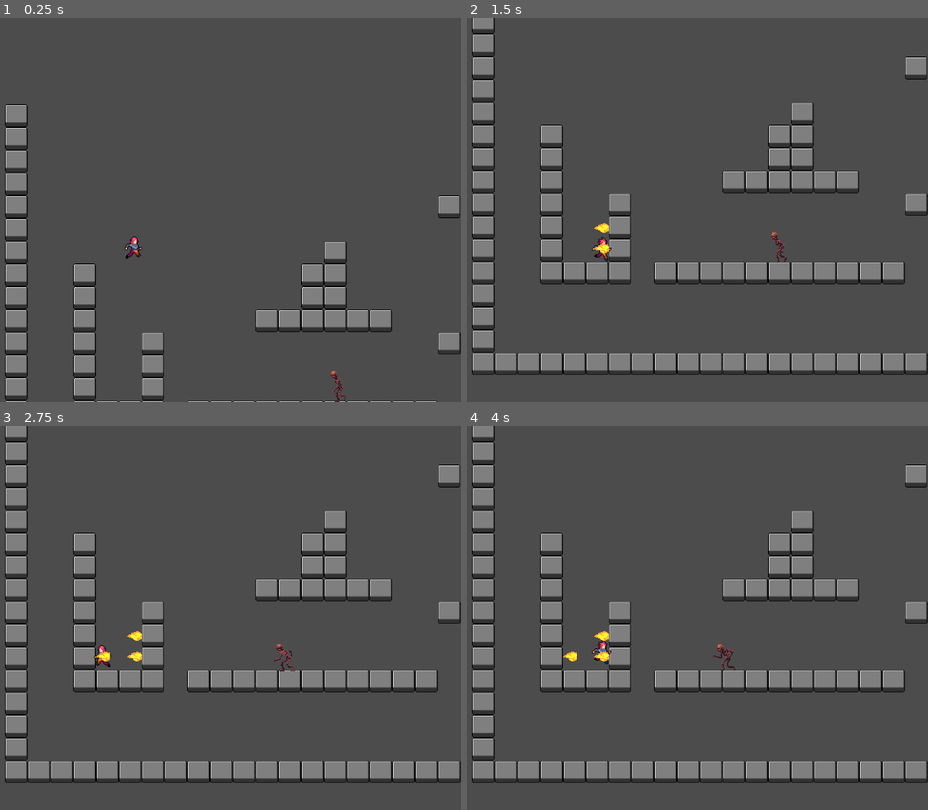
Above: before the commit, frames 1-4 (two rows, left to right).
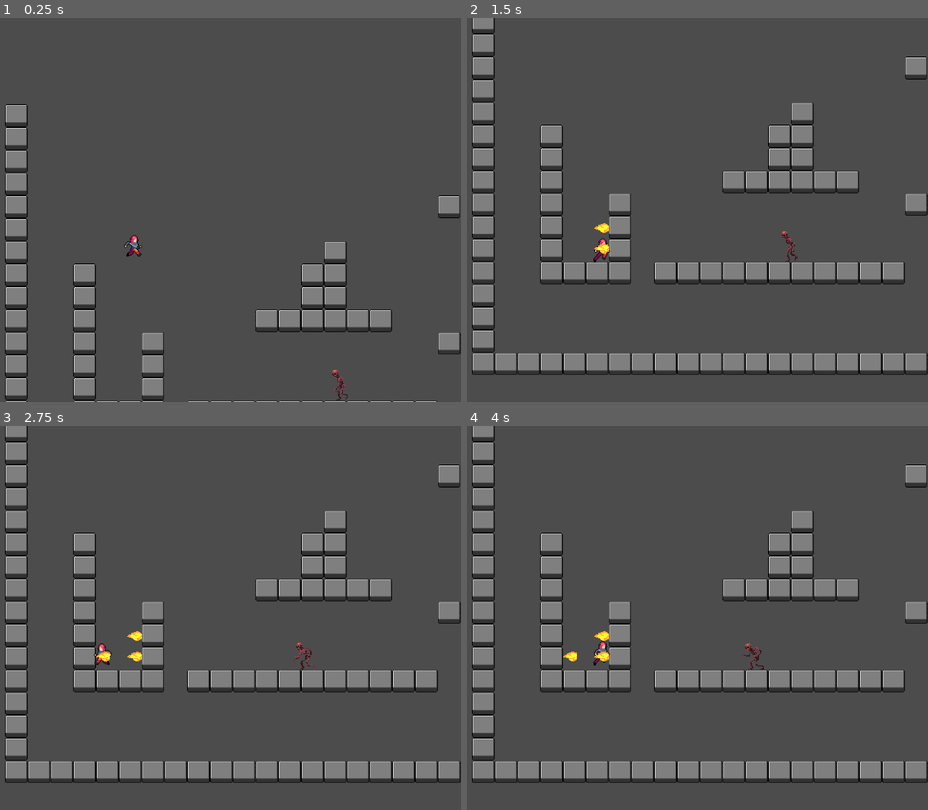
Above: after the commit, the same moments.

Repository: KateNol/StartProjektSemester1
Game: Godot game, scene res://src/levels/Map.tscn
Two runs of this game, one before a commit and one after it. Both use one fixed random seed, a clock stepped at 60 frames per second and the inputs below.
Inputs:
- Up to frame 1 (0.25 s): no input
- Up to frame 2 (1.5 s): tap Enter (attack) at 0.5, 0.6 s; hold D (move_right) from 0.53 s (still down); tap W (jump) at 0.77 s; tap P (change_fps) at 1.35 s
- Up to frame 3 (2.75 s): tap W (jump) at 1.52 s; release D (move_right) at 2.03 s; hold A (move_left) from 2.03 s (still down); tap Enter (attack) at 2.1 s
- Up to frame 4 (4 s): release A (move_left) at 2.78 s; hold D (move_right) from 2.78 s (still down); tap P (change_fps) at 2.85 s; tap W (jump) at 3.02, 3.77 s; tap Enter (attack) at 3.6 s

The runs differ from the first frame. In frame 1, 0.2% of the frame differs, in the area x 26-76%, y 56-100%; in frame 2, 0.2%; in frame 3, 0.2%, in the area x 20-69%, y 56-64%; in frame 4, 0.2%.

Commit message:
clean-up folder structure

Diff:
--- a/src/actors/Enemy1.tscn
+++ /dev/null
@@ -1,127 +0,0 @@
-[gd_scene load_steps=18 format=2]
-
-[ext_resource path="res://assets/actors/Enemy1/walk/skeleton-4.png" type="Texture" id=1]
-[ext_resource path="res://assets/actors/Enemy1/walk/skeleton-6.png" type="Texture" id=2]
-[ext_resource path="res://assets/actors/Enemy1/walk/skeleton-1.png" type="Texture" id=3]
-[ext_resource path="res://assets/actors/Enemy1/walk/skeleton-3.png" type="Texture" id=4]
-[ext_resource path="res://assets/actors/Enemy1/walk/skeleton-2.png" type="Texture" id=5]
-[ext_resource path="res://assets/actors/Enemy1/walk/skeleton-5.png" type="Texture" id=6]
-[ext_resource path="res://assets/actors/Enemy1/walk/skeleton-7.png" type="Texture" id=7]
-[ext_resource path="res://assets/actors/Enemy1/walk/skeleton-8.png" type="Texture" id=8]
-[ext_resource path="res://assets/actors/Enemy1/dead/enemy-death-2.png" type="Texture" id=9]
-[ext_resource path="res://assets/actors/Enemy1/dead/enemy-death-3.png" type="Texture" id=10]
-[ext_resource path="res://assets/actors/Enemy1/dead/enemy-death-4.png" type="Texture" id=11]
-[ext_resource path="res://assets/actors/Enemy1/dead/enemy-death-5.png" type="Texture" id=12]
-[ext_resource path="res://assets/actors/Enemy1/dead/enemy-death-1.png" type="Texture" id=13]
-
-[sub_resource type="GDScript" id=1]
-script/source = "extends KinematicBody2D
-
-const GRAVITY = 400
-const SPEED = -30
-const JUMP_POWER = 150
-const UP_VECTOR = Vector2(0, -1)
-
-onready var sprite = $AnimatedSprite
-
-var movement = Vector2(SPEED, 0)
-var is_alive = true
-
-func _ready():
-	sprite.play(\"walk\")
-	pass
-
-func _physics_process(delta):
-	if is_alive == false:
-		return
-
-	movement.y += GRAVITY * delta
-
-	if is_on_floor():
-		movement.y = 0
-
-	move_and_slide_with_snap(movement, Vector2(0, 1), UP_VECTOR)
-
-	if is_on_wall():
-		#sprite.play(\"dead\")
-		movement.x *= -1
-		sprite.flip_h = !sprite.flip_h
-
-
-
-func on_stomp():
-	$CollisionShape2D.disabled = true
-	$\"Stomp Hitbox/CollisionShape2D\".disabled = true
-	$Hitbox/CollisionShape2D.disabled = true
-
-	sprite.play(\"dead\")
-	is_alive  = false
-
-func _on_AnimatedSprite_animation_finished():
-	if sprite.animation == \"dead\":
-		queue_free()
-
-
-func _on_Hitbox_area_entered(area):
-	pass # Replace with function body.
-
-
-func _on_Hitbox_body_entered(body: PhysicsBody2D):
-	if(body != null):
-		if(body.is_in_group(\"PlayerWeapon\")):
-			on_stomp()
-
-
-"
-
-[sub_resource type="SpriteFrames" id=2]
-animations = [ {
-"frames": [ ExtResource( 13 ), ExtResource( 13 ), ExtResource( 13 ), ExtResource( 9 ), ExtResource( 10 ), ExtResource( 11 ), ExtResource( 12 ) ],
-"loop": true,
-"name": "dead",
-"speed": 5.0
-}, {
-"frames": [ ExtResource( 3 ), ExtResource( 5 ), ExtResource( 4 ), ExtResource( 1 ), ExtResource( 6 ), ExtResource( 8 ), ExtResource( 7 ), ExtResource( 2 ) ],
-"loop": true,
-"name": "walk",
-"speed": 5.0
-} ]
-
-[sub_resource type="RectangleShape2D" id=3]
-extents = Vector2( 13.047, 21.9073 )
-
-[sub_resource type="RectangleShape2D" id=4]
-extents = Vector2( 14.8246, 3.38391 )
-
-[node name="Node2D" type="Node2D"]
-
-[node name="Enemy1" type="KinematicBody2D" parent="."]
-collision_layer = 3
-collision_mask = 0
-script = SubResource( 1 )
-
-[node name="AnimatedSprite" type="AnimatedSprite" parent="Enemy1"]
-position = Vector2( 0.18729, 0 )
-frames = SubResource( 2 )
-animation = "dead"
-frame = 1
-playing = true
-
-[node name="CollisionShape2D" type="CollisionShape2D" parent="Enemy1"]
-position = Vector2( 0, 2.07383 )
-shape = SubResource( 3 )
-
-[node name="Stomp Hitbox" type="Area2D" parent="Enemy1"]
-
-[node name="CollisionShape2D" type="CollisionShape2D" parent="Enemy1/Stomp Hitbox"]
-position = Vector2( 0, -20.9891 )
-shape = SubResource( 4 )
-
-[node name="Hitbox" type="Area2D" parent="Enemy1"]
-
-[node name="CollisionShape2D" type="CollisionShape2D" parent="Enemy1/Hitbox"]
-position = Vector2( 0, 2.14765 )
-shape = SubResource( 3 )
-
-[connection signal="animation_finished" from="Enemy1/AnimatedSprite" to="Enemy1" method="_on_AnimatedSprite_animation_finished"]
-[connection signal="body_entered" from="Enemy1/Hitbox" to="Enemy1" method="_on_Hitbox_body_entered"]
--- a/src/actors/FireBall.tscn
+++ b/src/actors/Player/FireBall.tscn
@@ -1,6 +1,6 @@
 [gd_scene load_steps=4 format=2]
 
-[ext_resource path="res://src/actors/FireBall.gd" type="Script" id=1]
+[ext_resource path="res://src/actors/Player/FireBall.gd" type="Script" id=1]
 [ext_resource path="res://assets/actors/Enemy1/dead/enemy-death-1.png" type="Texture" id=2]
 
 [sub_resource type="RectangleShape2D" id=1]
--- a/src/actors/Player.gd
+++ b/src/actors/Player/Player.gd
@@ -1,5 +1,5 @@
 extends KinematicBody2D
-const FireBall = preload("res://src/actors/FireBall.tscn")
+const FireBall = preload("res://src/actors/Player/FireBall.tscn")
 
 var direction : Vector2
 var velocity : Vector2
--- a/src/actors/Player.tscn
+++ b/src/actors/Player/Player.tscn
@@ -1,7 +1,7 @@
 [gd_scene load_steps=24 format=2]
 
 [ext_resource path="res://assets/actors/godot_robot.png" type="Texture" id=1]
-[ext_resource path="res://src/actors/Player.gd" type="Script" id=2]
+[ext_resource path="res://src/actors/Player/Player.gd" type="Script" id=2]
 [ext_resource path="res://assets/actors/Player/player_run.png" type="Texture" id=3]
 [ext_resource path="res://assets/actors/Player/player_idle.png" type="Texture" id=4]
 [ext_resource path="res://assets/actors/Player/player_jump.png" type="Texture" id=5]
@@ -26,81 +26,81 @@
 atlas = ExtResource( 4 )
 region = Rect2( 144, 0, 48, 48 )
 
-[sub_resource type="AtlasTexture" id=14]
+[sub_resource type="AtlasTexture" id=5]
 flags = 4
 atlas = ExtResource( 5 )
 region = Rect2( 0, 0, 48, 48 )
 
-[sub_resource type="AtlasTexture" id=15]
+[sub_resource type="AtlasTexture" id=6]
 flags = 4
 atlas = ExtResource( 5 )
 region = Rect2( 48, 0, 48, 48 )
 
-[sub_resource type="AtlasTexture" id=16]
+[sub_resource type="AtlasTexture" id=7]
 flags = 4
 atlas = ExtResource( 5 )
 region = Rect2( 96, 0, 48, 48 )
 
-[sub_resource type="AtlasTexture" id=17]
+[sub_resource type="AtlasTexture" id=8]
 flags = 4
 atlas = ExtResource( 5 )
-region = Rect2( 144, 0, 48, 48 )
-
-[sub_resource type="AtlasTexture" id=5]
-flags = 4
-atlas = ExtResource( 3 )
-region = Rect2( 0, 0, 48, 48 )
-
-[sub_resource type="AtlasTexture" id=6]
-flags = 4
-atlas = ExtResource( 3 )
-region = Rect2( 48, 0, 48, 48 )
-
-[sub_resource type="AtlasTexture" id=7]
-flags = 4
-atlas = ExtResource( 3 )
-region = Rect2( 96, 0, 48, 48 )
-
-[sub_resource type="AtlasTexture" id=8]
-flags = 4
-atlas = ExtResource( 3 )
 region = Rect2( 144, 0, 48, 48 )
 
 [sub_resource type="AtlasTexture" id=9]
 flags = 4
 atlas = ExtResource( 3 )
-region = Rect2( 192, 0, 48, 48 )
+region = Rect2( 0, 0, 48, 48 )
 
 [sub_resource type="AtlasTexture" id=10]
 flags = 4
 atlas = ExtResource( 3 )
+region = Rect2( 48, 0, 48, 48 )
+
+[sub_resource type="AtlasTexture" id=11]
+flags = 4
+atlas = ExtResource( 3 )
+region = Rect2( 96, 0, 48, 48 )
+
+[sub_resource type="AtlasTexture" id=12]
+flags = 4
+atlas = ExtResource( 3 )
+region = Rect2( 144, 0, 48, 48 )
+
+[sub_resource type="AtlasTexture" id=13]
+flags = 4
+atlas = ExtResource( 3 )
+region = Rect2( 192, 0, 48, 48 )
+
+[sub_resource type="AtlasTexture" id=14]
+flags = 4
+atlas = ExtResource( 3 )
 region = Rect2( 240, 0, 48, 48 )
 
-[sub_resource type="SpriteFrames" id=11]
+[sub_resource type="SpriteFrames" id=15]
 animations = [ {
 "frames": [ SubResource( 1 ), SubResource( 2 ), SubResource( 3 ), SubResource( 4 ) ],
 "loop": true,
 "name": "idle",
 "speed": 5.0
 }, {
-"frames": [ SubResource( 14 ), SubResource( 15 ), SubResource( 16 ), SubResource( 17 ) ],
+"frames": [ SubResource( 5 ), SubResource( 6 ), SubResource( 7 ), SubResource( 8 ) ],
 "loop": true,
 "name": "jump",
 "speed": 5.0
 }, {
-"frames": [ SubResource( 5 ), SubResource( 6 ), SubResource( 7 ), SubResource( 8 ), SubResource( 9 ), SubResource( 10 ) ],
+"frames": [ SubResource( 9 ), SubResource( 10 ), SubResource( 11 ), SubResource( 12 ), SubResource( 13 ), SubResource( 14 ) ],
 "loop": true,
 "name": "move",
 "speed": 5.0
 } ]
 
-[sub_resource type="RectangleShape2D" id=18]
+[sub_resource type="RectangleShape2D" id=16]
 extents = Vector2( 10, 17.0576 )
 
-[sub_resource type="RectangleShape2D" id=19]
+[sub_resource type="RectangleShape2D" id=17]
 extents = Vector2( 10.9375, 15.7291 )
 
-[sub_resource type="RectangleShape2D" id=20]
+[sub_resource type="RectangleShape2D" id=18]
 extents = Vector2( 10.8354, 1.93977 )
 
 [node name="KinematicBody2D" type="KinematicBody2D"]
@@ -109,8 +109,9 @@
 
 [node name="AnimatedSprite" type="AnimatedSprite" parent="."]
 position = Vector2( 10, -3 )
-frames = SubResource( 11 )
+frames = SubResource( 15 )
 animation = "jump"
+frame = 1
 playing = true
 
 [node name="Sprite" type="Sprite" parent="."]
--- a/src/levels/Map.tscn
+++ b/src/levels/Map.tscn
@@ -1,9 +1,9 @@
 [gd_scene load_steps=8 format=2]
 
 [ext_resource path="res://assets/tilesets/godot_test_tileset.png" type="Texture" id=1]
-[ext_resource path="res://src/actors/Player.tscn" type="PackedScene" id=2]
+[ext_resource path="res://src/actors/Player/Player.tscn" type="PackedScene" id=2]
 [ext_resource path="res://src/levels/Map.gd" type="Script" id=3]
-[ext_resource path="res://src/actors/Enemy1.tscn" type="PackedScene" id=4]
+[ext_resource path="res://src/actors/Enemys/Enemy1.tscn" type="PackedScene" id=4]
 [ext_resource path="res://src/actors/Enemys/Knight.tscn" type="PackedScene" id=5]
 
 [sub_resource type="ConvexPolygonShape2D" id=1]
Renamed: src/actors/FireBall.gd -> src/actors/Player/FireBall.gd
Not shown: 2 places in src/actors/Player/Player.tscn that only renumber resources
